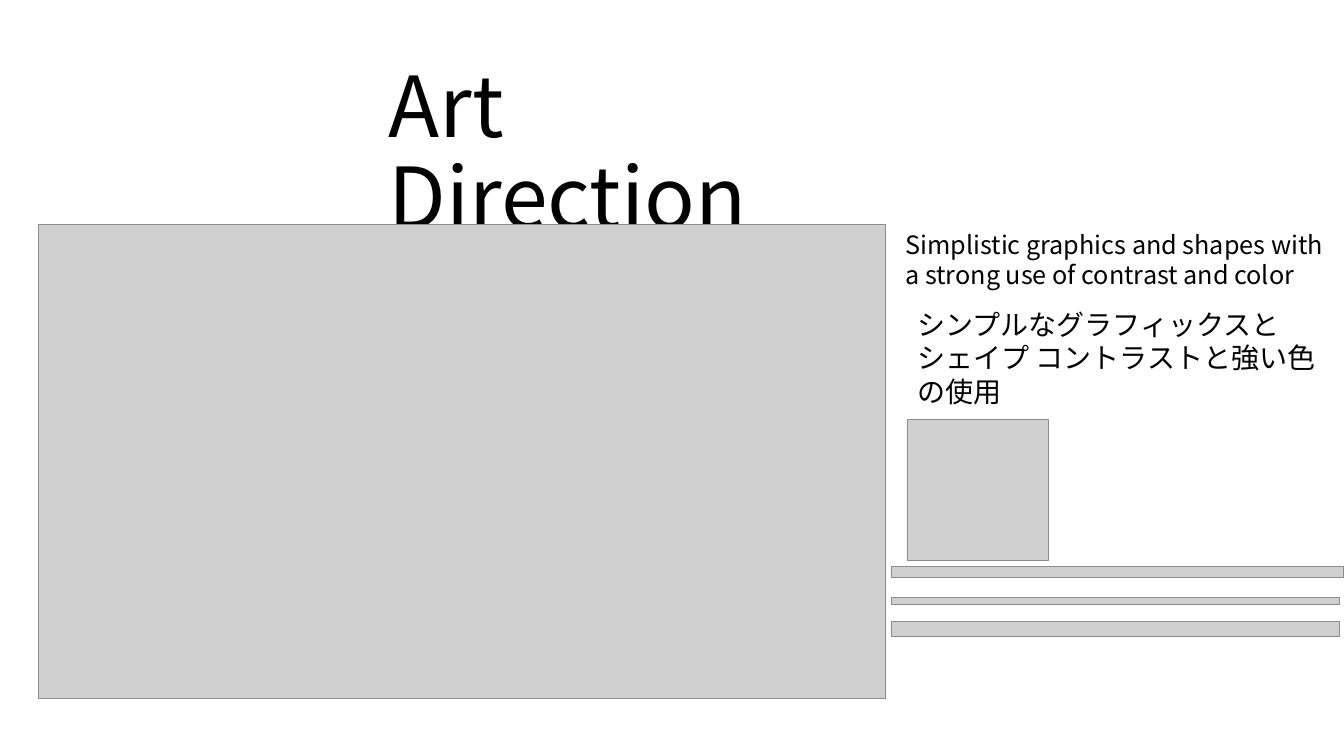
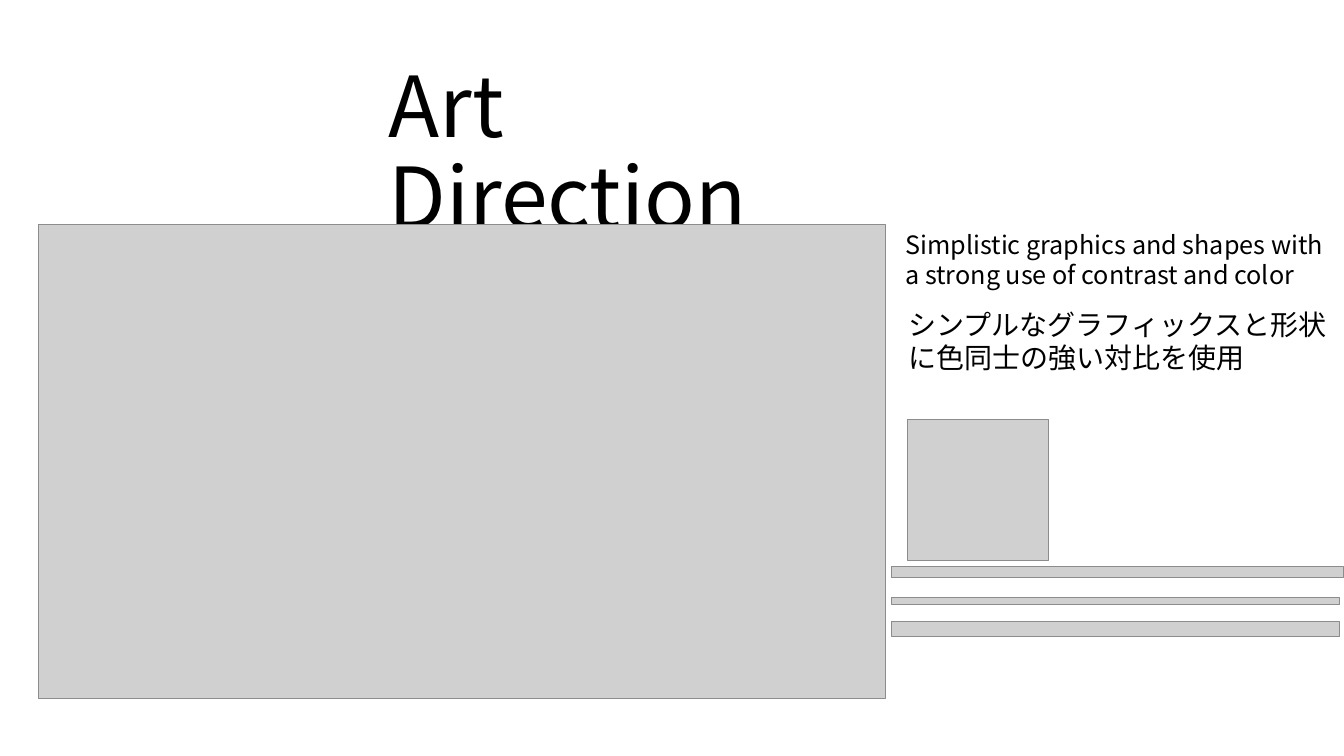
Before and after one commit to s3603079/Gladiator-Game, a slide deck: slide 4 of IGCC_TeamD.pptx. Drawn at 1344x756 pixels with LibreOffice and Linux fonts; fonts in the diff are those of the drawing; grey boxes stand for pictures. Boxes give left, top, right and bottom in pixels: in the first picture for what was removed or moved away, otherwise in the second. Text is boxed around its words. In the diff, an @@ line names an element or a change of style, - is before the commit and + after.

```diff
--- a/IGCC_TeamD.pptx
+++ b/IGCC_TeamD.pptx
@@ text at box(908, 311, 1326, 371): text changed @@
-シンプルなグラフィックスとシェイプ コントラストと強い色の使用
+シンプルなグラフィックスと形状
+に色同士の強い対比を使用
```
Also in this commit, not shown: 1 other slide changed.
